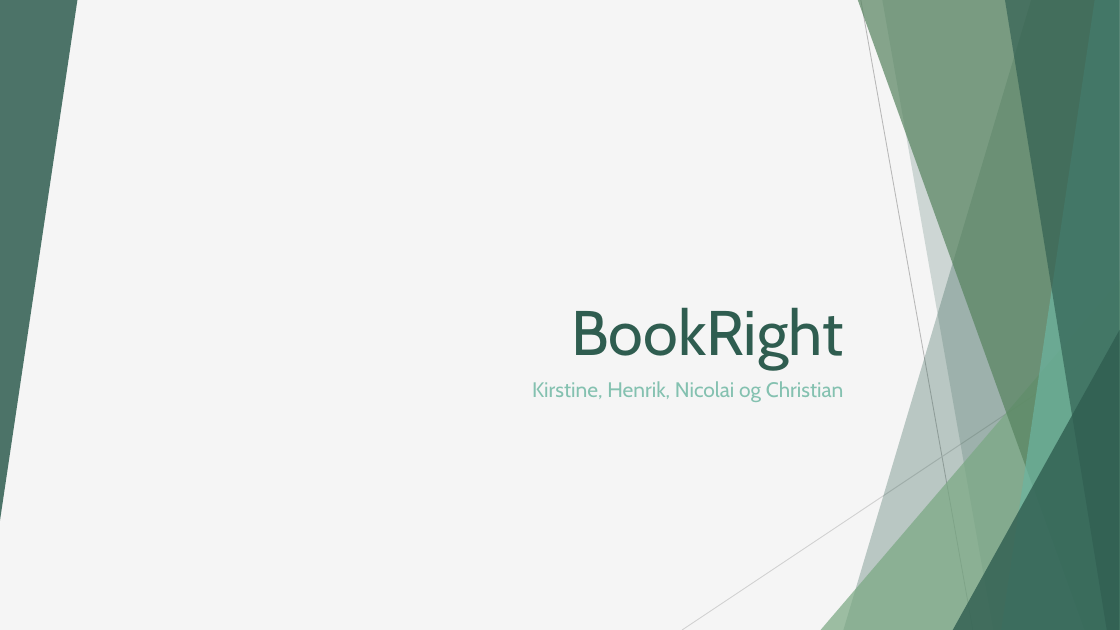
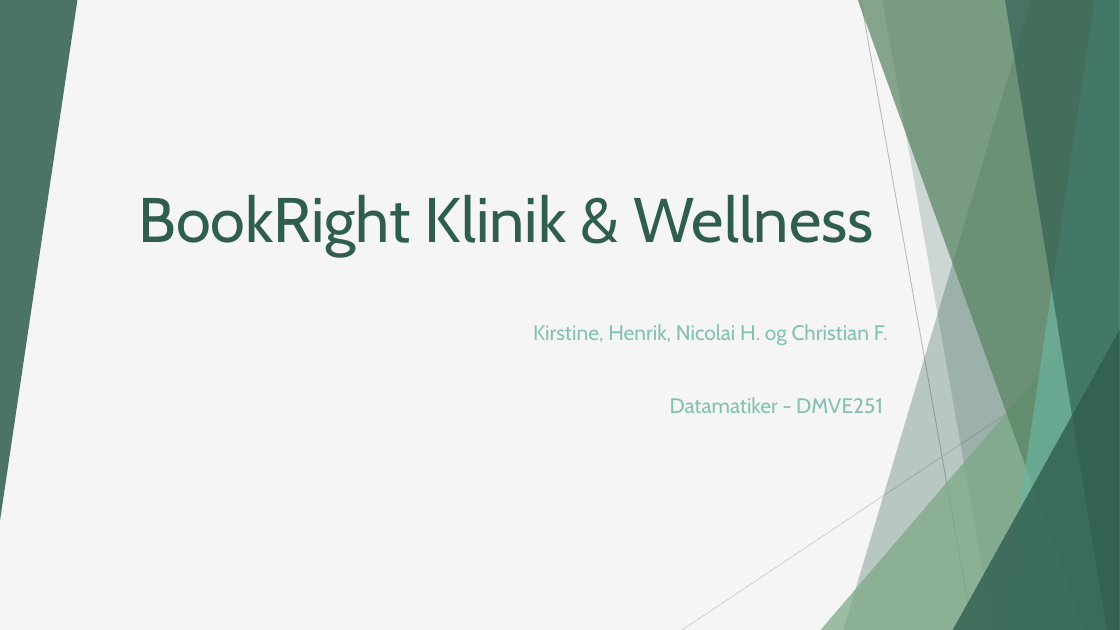
Before and after one commit to hiha76740/SecondSemesterEksamensProjekt, a slide deck: slide 1 of Dokumenter/Powerpoint.pptx. Drawn at 1120x630 pixels with LibreOffice and Linux fonts; fonts in the diff are those of the drawing. Boxes give left, top, right and bottom in pixels: in the first picture for what was removed or moved away, otherwise in the second. Text is boxed around its words. In the diff, an @@ line names an element or a change of style, - is before the commit and + after.

```diff
--- a/Dokumenter/Powerpoint.pptx
+++ b/Dokumenter/Powerpoint.pptx
@@ title at [139,194,873,257]: text changed @@
-BookRight
+BookRight Klinik & Wellness
@@ subtitle at [533,324,888,413]: text changed @@
-Kirstine, Henrik, Nicolai og Christian
+Kirstine, Henrik, Nicolai H. og Christian F.
+Datamatiker - DMVE251
```
Also in this commit, not shown: 4 other slides changed, 6 slides added, 2 slides removed.
